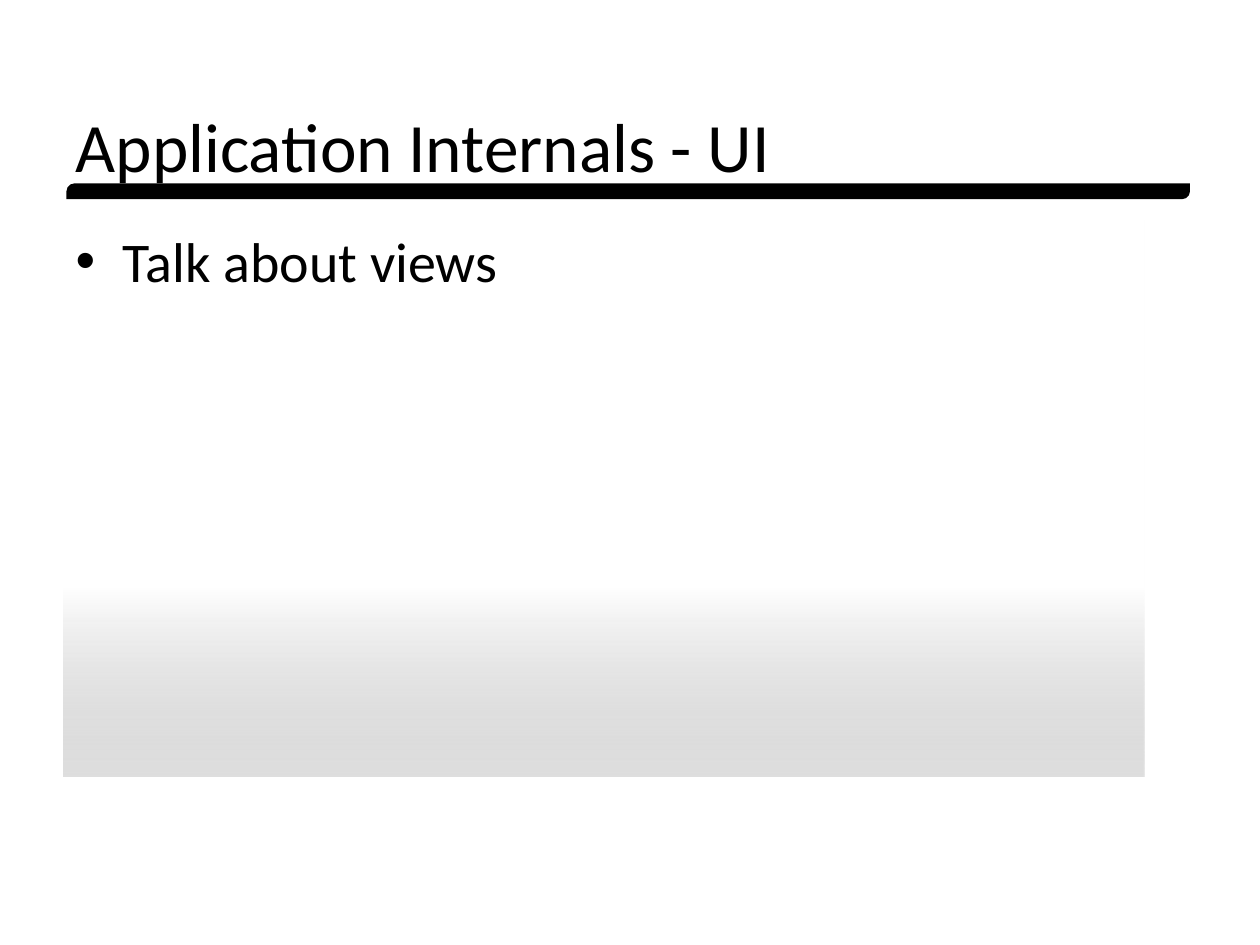
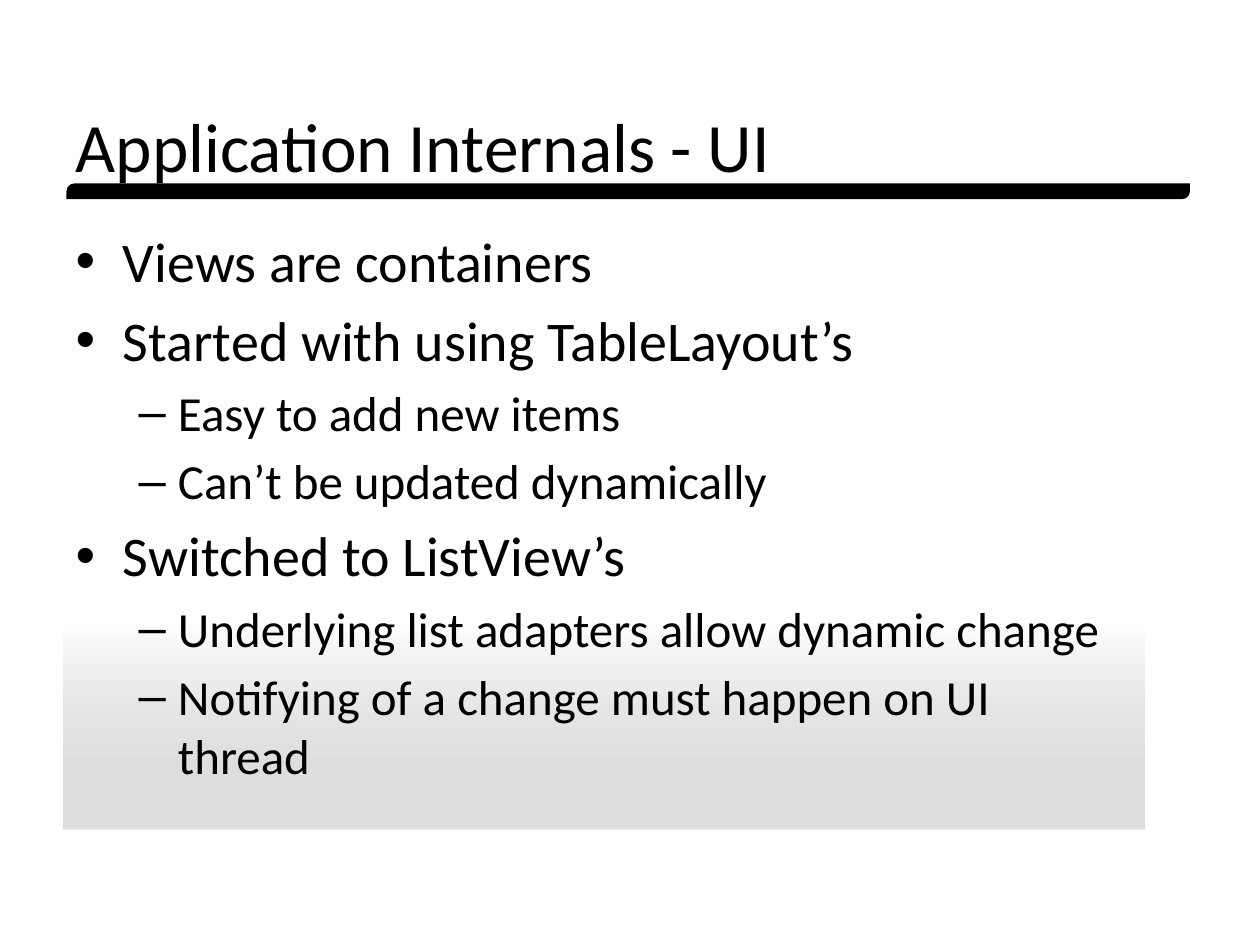
Before and after one commit to pintodragon/CS598MovieCatalog, a slide deck: slide 18 of src/docs/Presentation/Got Movie Presentation.pptx (slide 17 before the commit). Drawn at 1260x945 pixels with LibreOffice and Linux fonts; fonts in the diff are those of the drawing; background and template pictures are left out. Boxes give left, top, right and bottom in pixels: in the first picture for what was removed or moved away, otherwise in the second. Text is boxed around its words. In the diff, an @@ line names an element or a change of style, - is before the commit and + after.

```diff
--- a/src/docs/Presentation/Got Movie Presentation.pptx
+++ b/src/docs/Presentation/Got Movie Presentation.pptx
@@ text "Views are containers": place and size @@
-text "Views are containers" at box(63, 220, 1144, 777)
+text "Views are containers" at box(63, 220, 1144, 829)
@@ text at box(123, 243, 1099, 775): text changed; size 32 to 28 pt @@
-• Talk about views
+• Views are containers
+• Started with using TableLayout’s
+  – Easy to add new items
+  – Can’t be updated dynamically
+• Switched to ListView’s
+  – Underlying list adapters allow dynamic change
+  – Notifying of a change must happen on UI thread
```
Also in this commit, not shown: 4 other slides changed, 3 slides added.
